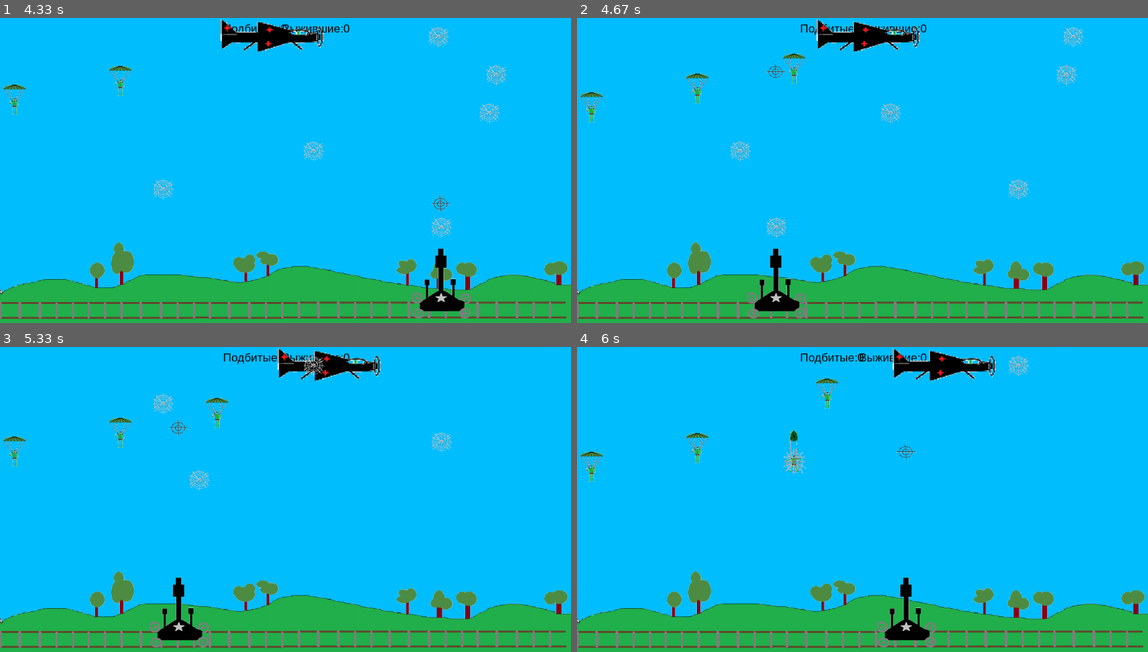
Above: before the commit, frames 1-4 (two rows, left to right).
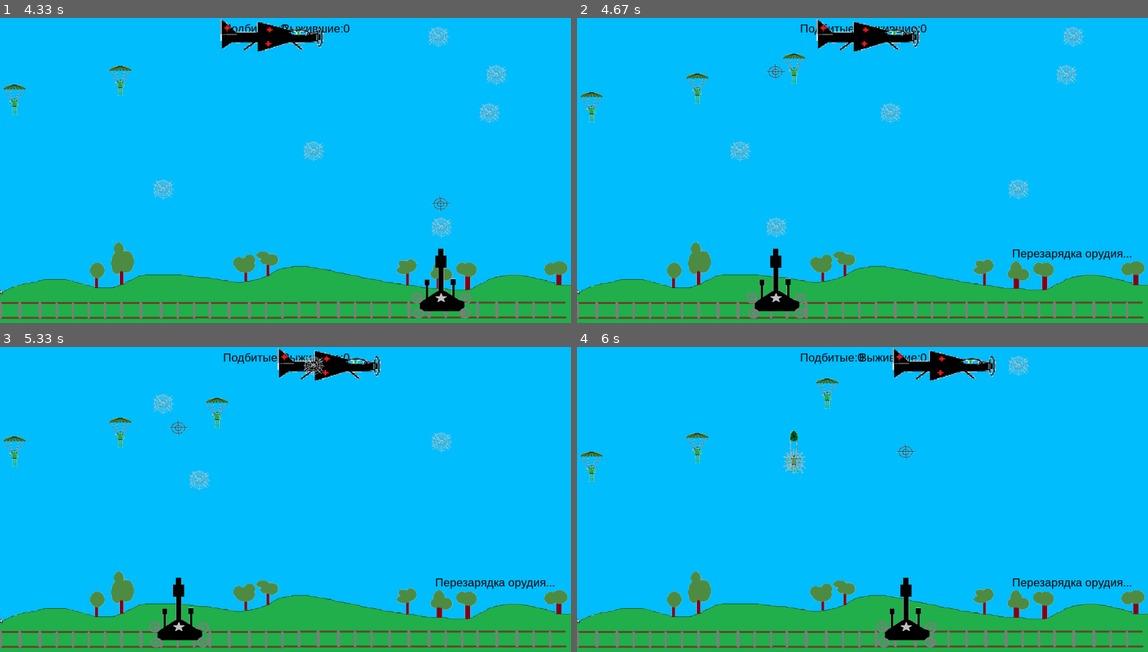
Above: after the commit, the same moments.

Repository: Mesh-DimASS/PygameProjectMMD
Game: pygame game, started from main.py
The game is run twice, just before and just after one commit, with the same random seed, the same clock (stepped at 60 frames per second) and the same inputs.
Inputs (mouse positions are in pixels of both pictures, inside the frame that each line leads up to):
- Up to frame 1 (4.33 s): click (285, 170) at 0.38 s; click (148, 173) at 0.72 s; hold Esc 1-1.47 s; click (108, 240) at 1.08 s; click (296, 66) at 1.55 s; click (291, 204) at 1.88 s; click (433, 219) at 2.22 s; click (433, 143) at 2.55 s; click (491, 146) at 2.88 s; click (485, 228) at 3.22 s; click (308, 158) at 3.55 s; click (159, 115) at 3.88 s; click (439, 204) at 4.22 s
- Up to frame 2 (4.67 s): click (771, 72) at 4.55 s
- Up to frame 3 (5.33 s): click (485, 496) at 4.88 s; click (177, 426) at 5.22 s
- Up to frame 4 (6 s): click (828, 408) at 5.55 s; click (902, 450) at 5.88 s

Frame 1 is identical in both runs. In frame 2, 0.3% of the frame differs, in the area x 76-98%, y 75-80%; in frame 3, 0.3%; in frame 4, 0.3%.

Commit message:
time and gone

Diff:
--- a/main.py
+++ b/main.py
@@ -261,10 +261,13 @@
 running = True
 clock = pygame.time.Clock()
 fps = 30
+shots = 0
+reloading = False
 start_screen()
 Airplane()
 Gun()
 Cursor()
+time = 0
 while running:
     for event in pygame.event.get():
         if event.type == pygame.QUIT:
@@ -273,17 +276,23 @@
             if event.type == pygame.MOUSEBUTTONDOWN:
                 Net(event.pos[0])
                 shots += 1
-        if shots > 10:
-            reload()
+                reloading = False
+        if shots == 11:
+            reloading = True
         if event.type == pygame.KEYDOWN and event.key == pygame.K_ESCAPE:
             pygame.mixer.music.set_volume(0)
             pause_screen()
-
+    time += 1
     clock.tick(fps)
+    if time % 240 == 0:
+        shots = 0
+        reloading = False
     screen.fill((0, 191, 255))
     mountain.done_par()
     all_sprites.draw(screen)
     all_sprites.update()
     mouse_sprite.draw(screen)
     mouse_sprite.update()
+    if reloading:
+        reload()
     pygame.display.flip()
